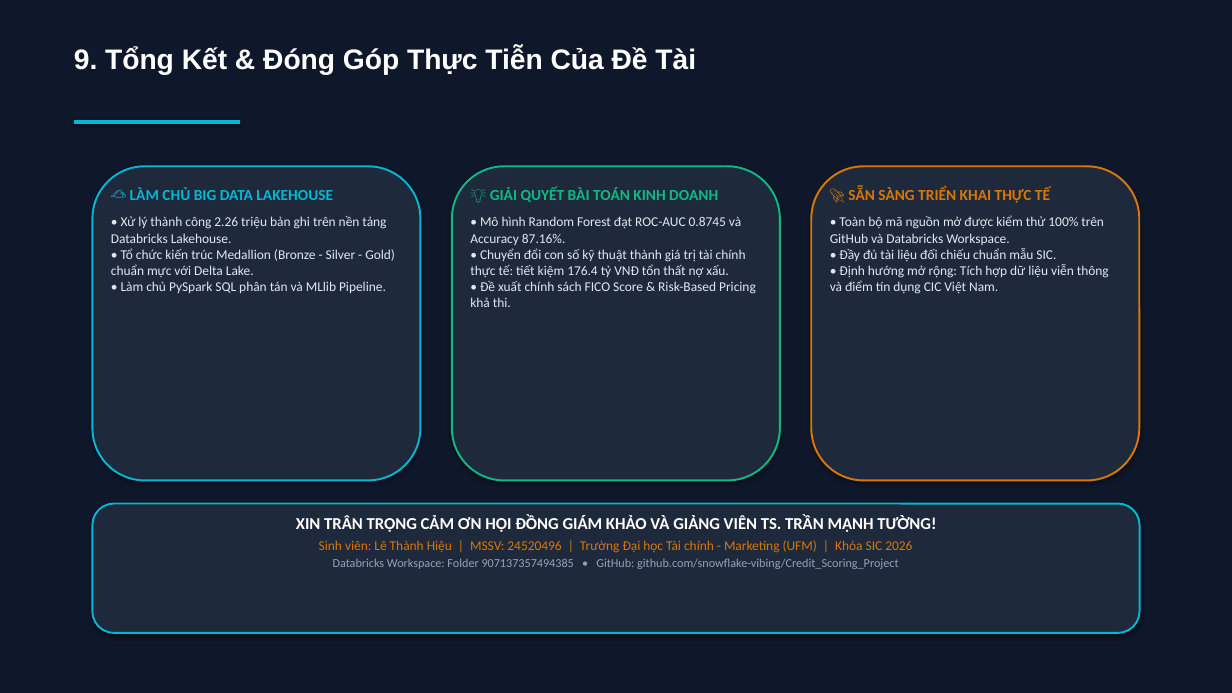
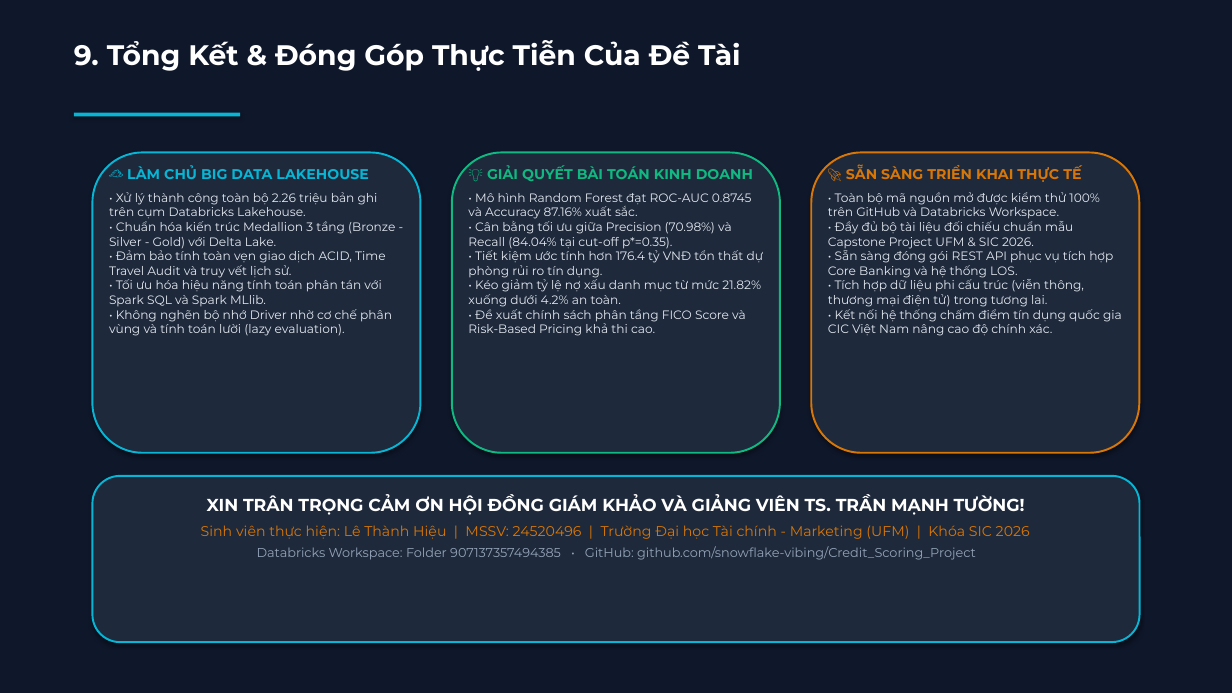
Before and after one commit to snowflake-vibing/Credit_Scoring_Project, a slide deck: slide 10 of slide_bao_ve_de_tai_7.pptx. Drawn at 1232x693 pixels with LibreOffice and Linux fonts; fonts in the diff are those of the drawing. Boxes give left, top, right and bottom in pixels: in the first picture for what was removed or moved away, otherwise in the second. Text is boxed around its words. In the diff, an @@ line names an element or a change of style, - is before the commit and + after.

Commit message:
fix(slides): overhaul typography to Montserrat and optimize card spacing and text fitting

```diff
--- a/slide_bao_ve_de_tai_7.pptx
+++ b/slide_bao_ve_de_tai_7.pptx
@@ text "9. Tổng Kết & Đóng ..." at [74, 40, 741, 71]: font Arial to Montserrat @@
@@ rectangle: place and size @@
-rectangle at [74, 120, 240, 124]
+rectangle at [74, 113, 240, 116]
@@ rounded rectangle: place and size @@
-rounded rectangle at [92, 166, 421, 481]
+rounded rectangle at [92, 152, 421, 453]
@@ text "☁️ LÀM CHỦ BIG DATA ...": place and size @@
-text "☁️ LÀM CHỦ BIG DATA ..." at [111, 187, 395, 293]
+text "☁️ LÀM CHỦ BIG DATA ..." at [109, 165, 395, 336]
@@ text at [127, 165, 368, 179]: size 12 to 11 pt, font Calibri to Montserrat in "☁️ LÀM CHỦ BIG DATA LAKEHOUSE" @@
@@ rounded rectangle: place and size @@
-rounded rectangle at [452, 166, 780, 481]
+rounded rectangle at [452, 152, 780, 453]
@@ text "💡 GIẢI QUYẾT BÀI TOÁN ...": place and size @@
-text "💡 GIẢI QUYẾT BÀI TOÁN ..." at [470, 187, 756, 307]
+text "💡 GIẢI QUYẾT BÀI TOÁN ..." at [468, 165, 764, 336]
@@ text at [487, 165, 753, 181]: size 12 to 11 pt, font Calibri to Montserrat in "💡 GIẢI QUYẾT BÀI TOÁN KINH DOANH" @@
@@ rounded rectangle: place and size @@
-rounded rectangle at [811, 166, 1140, 481]
+rounded rectangle at [811, 152, 1140, 453]
@@ text "🚀 SẴN SÀNG TRIỂN KHAI ...": place and size @@
-text "🚀 SẴN SÀNG TRIỂN KHAI ..." at [830, 187, 1109, 294]
+text "🚀 SẴN SÀNG TRIỂN KHAI ..." at [828, 165, 1122, 336]
@@ text at [846, 165, 1081, 182]: size 12 to 11 pt, font Calibri to Montserrat in "🚀 SẴN SÀNG TRIỂN KHAI THỰC TẾ" @@
@@ text at [109, 192, 395, 336]: text changed; size 10.5 to 9.5 pt; font Calibri to Montserrat @@
-• Xử lý thành công 2.26 triệu bản ghi trên nền tảng Databricks Lakehouse.
-• Tổ chức kiến trúc Medallion (Bronze - Silver - Gold) chuẩn mực với Delta Lake.
-• Làm chủ PySpark SQL phân tán và MLlib Pipeline.
+• Xử lý thành công toàn bộ 2.26 triệu bản ghi trên cụm Databricks Lakehouse.
+• Chuẩn hóa kiến trúc Medallion 3 tầng (Bronze - Silver - Gold) với Delta Lake.
+• Đảm bảo tính toàn vẹn giao dịch ACID, Time Travel Audit và truy vết lịch sử.
+• Tối ưu hóa hiệu năng tính toán phân tán với Spark SQL và Spark MLlib.
+• Không nghẽn bộ nhớ Driver nhờ cơ chế phân vùng và tính toán lười (lazy evaluation).
@@ text at [468, 193, 764, 336]: text changed; size 10.5 to 9.5 pt; font Calibri to Montserrat @@
-• Mô hình Random Forest đạt ROC-AUC 0.8745 và Accuracy 87.16%.
-• Chuyển đổi con số kỹ thuật thành giá trị tài chính thực tế: tiết kiệm 176.4 tỷ VNĐ tổn thất nợ xấu.
-• Đề xuất chính sách FICO Score & Risk-Based Pricing khả thi.
+• Mô hình Random Forest đạt ROC-AUC 0.8745 và Accuracy 87.16% xuất sắc.
+• Cân bằng tối ưu giữa Precision (70.98%) và Recall (84.04% tại cut-off p*=0.35).
+• Tiết kiệm ước tính hơn 176.4 tỷ VNĐ tổn thất dự phòng rủi ro tín dụng.
+• Kéo giảm tỷ lệ nợ xấu danh mục từ mức 21.82% xuống dưới 4.2% an toàn.
+• Đề xuất chính sách phân tầng FICO Score và Risk-Based Pricing khả thi cao.
@@ text at [828, 192, 1122, 336]: text changed; size 10.5 to 9.5 pt; font Calibri to Montserrat @@
-• Toàn bộ mã nguồn mở được kiểm thử 100% trên GitHub và Databricks Workspace.
-• Đầy đủ tài liệu đối chiếu chuẩn mẫu SIC.
-• Định hướng mở rộng: Tích hợp dữ liệu viễn thông và điểm tín dụng CIC Việt Nam.
+• Toàn bộ mã nguồn mở được kiểm thử 100% trên GitHub và Databricks Workspace.
+• Đầy đủ bộ tài liệu đối chiếu chuẩn mẫu Capstone Project UFM & SIC 2026.
+• Sẵn sàng đóng gói REST API phục vụ tích hợp Core Banking và hệ thống LOS.
+• Tích hợp dữ liệu phi cấu trúc (viễn thông, thương mại điện tử) trong tương lai.
+• Kết nối hệ thống chấm điểm tín dụng quốc gia CIC Việt Nam nâng cao độ chính xác.
@@ rounded rectangle: place and size @@
-rounded rectangle at [92, 504, 1140, 633]
+rounded rectangle at [92, 476, 1140, 642]
@@ text "XIN TRÂN TRỌNG CẢM ƠN ...": place and size @@
-text "XIN TRÂN TRỌNG CẢM ƠN ..." at [296, 516, 936, 569]
+text "XIN TRÂN TRỌNG CẢM ƠN ..." at [201, 494, 1030, 560]
@@ text at [207, 494, 1025, 560]: size 13 to 13.5 pt in "XIN TRÂN TRỌNG CẢM ƠN HỘI ĐỒNG ..."; font Calibri to Montserrat in "XIN TRÂN TRỌNG CẢM ƠN HỘI ĐỒNG ...", "Databricks Workspace: Folder 907137357494385 • GitHub: githu ..."; size 9.5 to 10 pt in "Databricks Workspace: Folder 907137357494385 • GitHub: githu ..."; more space between paragraphs @@
@@ text at [201, 525, 1030, 539]: text changed; size 10.5 to 11 pt; font Calibri to Montserrat @@
-Sinh viên: Lê Thành Hiệu | MSSV: 24520496 | Trường Đại học Tài chính - Marketing (UFM) | Khóa SIC 2026
+Sinh viên thực hiện: Lê Thành Hiệu | MSSV: 24520496 | Trường Đại học Tài chính - Marketing (UFM) | Khóa SIC 2026
```
Also in this commit, not shown: 9 other slides changed, 3 other files.
